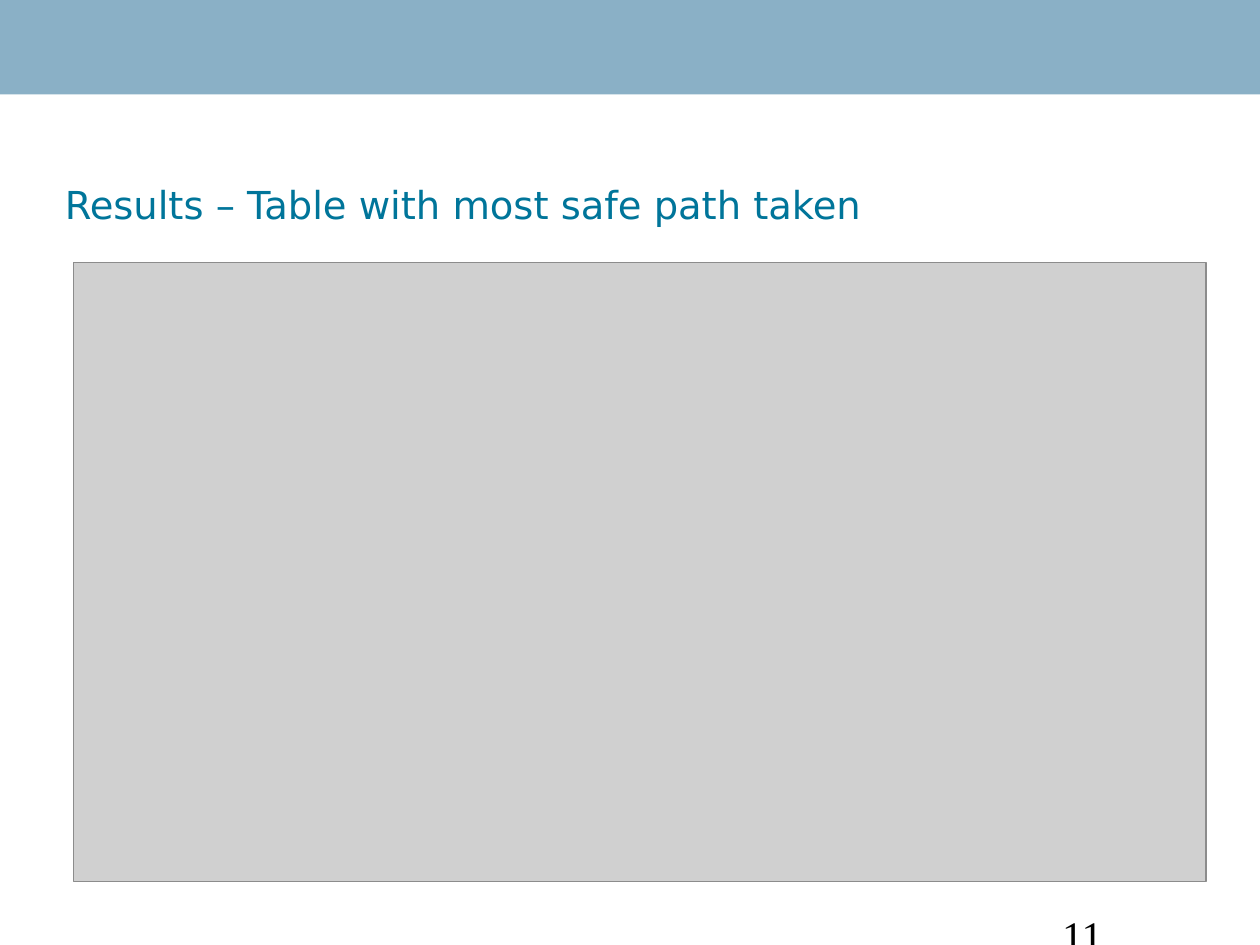
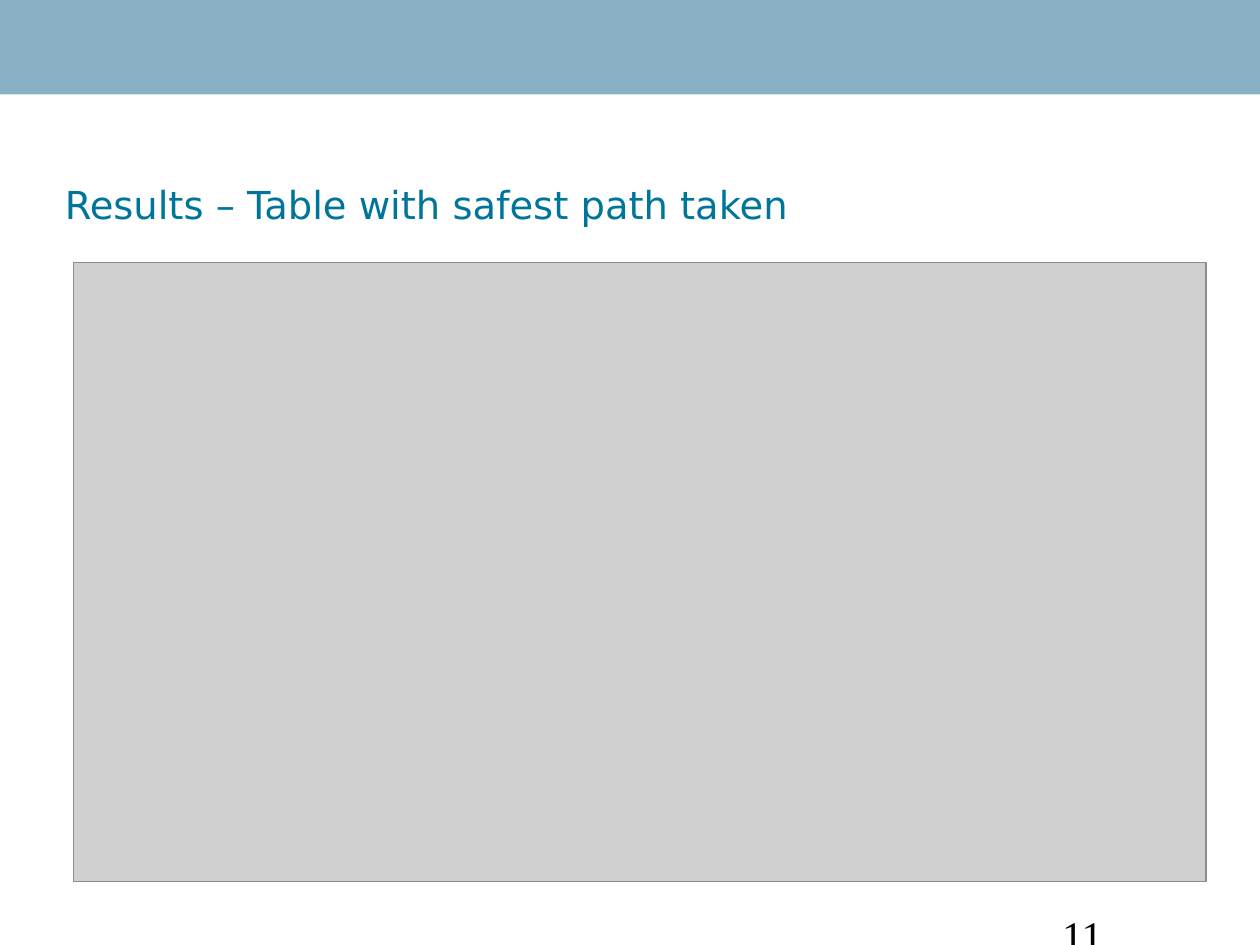
Before and after one commit to Danidude/Master-Thesis, a slide deck: slide 11 of Report/IKT 590 Master Thesis.ppt. Drawn at 1260x945 pixels with LibreOffice and Linux fonts; fonts in the diff are those of the drawing; grey boxes stand for pictures; background and template pictures are left out. Boxes give left, top, right and bottom in pixels: in the first picture for what was removed or moved away, otherwise in the second. Text is boxed around its words. In the diff, an @@ line names an element or a change of style, - is before the commit and + after.

Commit message:
Changed some text

```diff
--- a/Report/IKT 590 Master Thesis.ppt
+++ b/Report/IKT 590 Master Thesis.ppt
@@ title at <box>65,189,787,227</box>: text changed @@
-Results – Table with most safe path taken
+Results – Table with safest path taken
```
